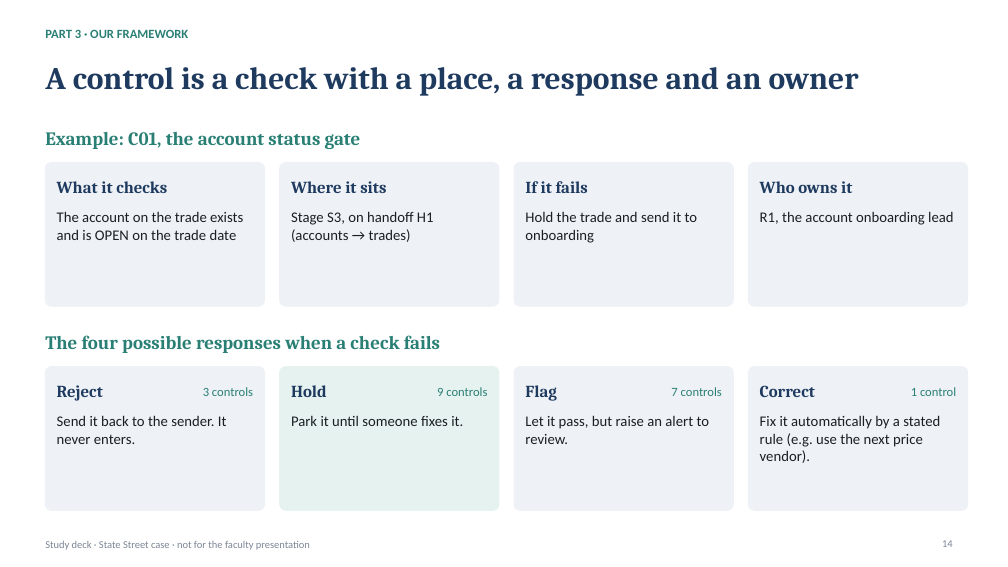
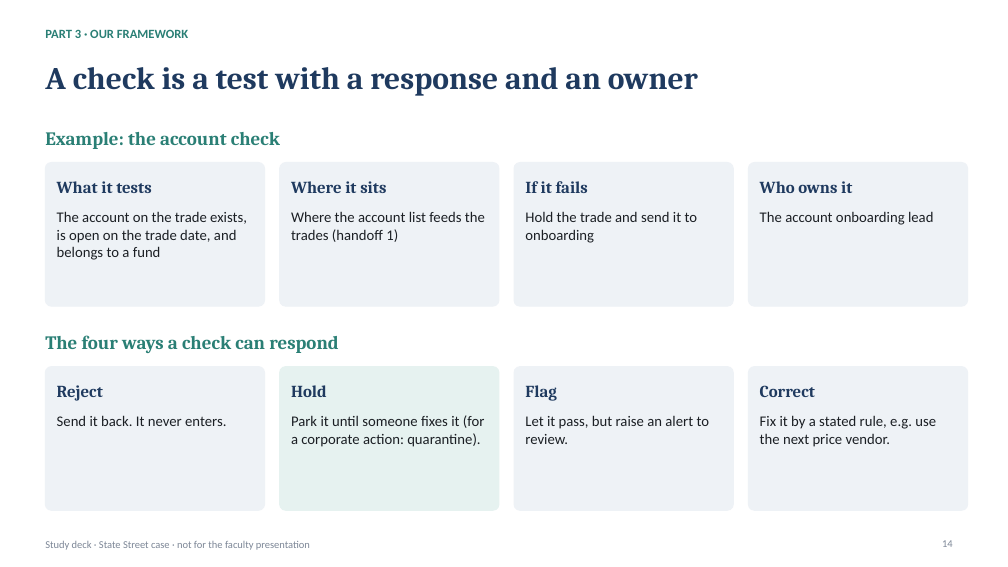
Before and after one commit to KevinRusu/BC-State-Street-Case-Competition, a slide deck: slide 14 of docs/Explainer_Deck.pptx. Drawn at 1008x567 pixels with LibreOffice and Linux fonts; fonts in the diff are those of the drawing. Boxes give left, top, right and bottom in pixels: in the first picture for what was removed or moved away, otherwise in the second. Text is boxed around its words. In the diff, an @@ line names an element or a change of style, - is before the commit and + after.

```diff
--- a/docs/Explainer_Deck.pptx
+++ b/docs/Explainer_Deck.pptx
@@ title at bbox=[45, 67, 698, 96]: text changed @@
-A control is a check with a place, a response and an owner
+A check is a test with a response and an owner
@@ text at bbox=[45, 132, 280, 149]: text changed @@
-Example: C01, the account status gate
+Example: the account check
@@ text at bbox=[57, 181, 151, 193]: text changed @@
-What it checks
+What it tests
@@ text at bbox=[57, 211, 247, 260]: text changed @@
-The account on the trade exists and is OPEN on the trade date
+The account on the trade exists, is open on the trade date, and belongs to a fund
@@ text at bbox=[291, 211, 485, 242]: text changed @@
-Stage S3, on handoff H1 (accounts → trades)
+Where the account list feeds the trades (handoff 1)
@@ text at bbox=[760, 211, 933, 225]: text changed @@
-R1, the account onboarding lead
+The account onboarding lead
@@ text at bbox=[45, 335, 338, 353]: text changed @@
-The four possible responses when a check fails
+The four ways a check can respond
@@ text removed at bbox=[203, 387, 253, 396] @@
-3 controls
@@ text removed at bbox=[437, 387, 487, 396] @@
-9 controls
@@ text removed at bbox=[671, 387, 722, 396] @@
-7 controls
@@ text removed at bbox=[911, 387, 956, 396] @@
-1 control
@@ text at bbox=[57, 415, 226, 426]: text changed @@
-Send it back to the sender. It never enters.
+Send it back. It never enters.
@@ text at bbox=[291, 415, 485, 447]: text changed @@
-Park it until someone fixes it.
+Park it until someone fixes it (for a corporate action: quarantine).
@@ text at bbox=[760, 415, 936, 447]: text changed @@
-Fix it automatically by a stated rule (e.g. use the next price vendor).
+Fix it by a stated rule, e.g. use the next price vendor.
```
Also in this commit, not shown: 12 other slides changed, 2 slides added, 2 slides removed, 25 other files.
